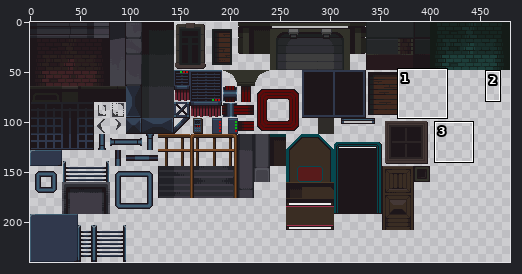
Two states of a sprite sheet, Assets/Arts/Tiles/Sidescroller Shooter - Central City/Assets/Buildings.png. The first picture is a wide view before the edit; the outline marks the close-up.
Close-up. Before:
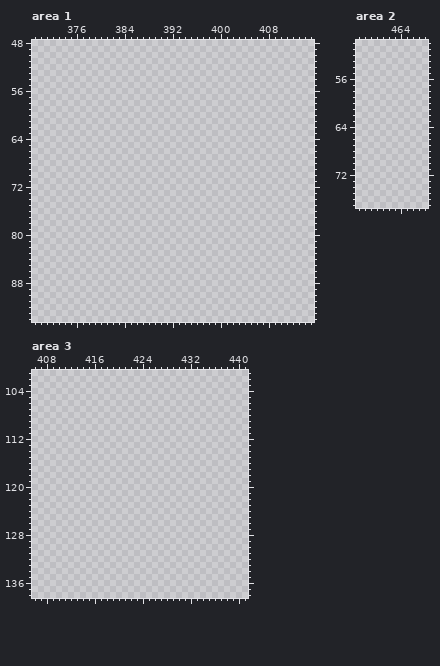
The file is 480x240 pixels. Colours within 5 levels of each other are drawn and written as one. Shown: area 1: x 369..415, y 48..94; area 2: x 457..468, y 50..77; area 3: x 406..441, y 101..138. The commit also changed other parts of the picture, which this record leaves out.
Palette (. is transparent): 
Now the later version:
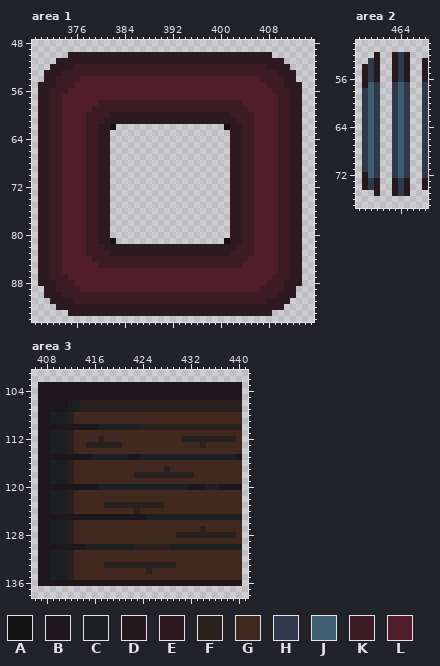
Colours new in this view: A #111111  B #1d161a  C #1d2021  D #26191d  E #2e1920  F #2a201e  G #42291f  H #30384c  J #3e5e72  K #3d1b25  L #511c2b
Difference:
Area 1:
y 50: x 375..408 .................................. -> EEEEEEEEEEEEEEEEEEEEEEEEEEEEEEEEEE
y 51: x 373..410 ...................................... -> EEEEEEEEEEEEEEEEEEEEEEEEEEEEEEEEEEEEEE
y 52: x 372..411 ........................................ -> EEEEKKKKKKKKKKKKKKKKKKKKKKKKKKKKKKKKEEEE
y 53: x 371..412 .......................................... -> EEEKKKKKKKKKKKKKKKKKKKKKKKKKKKKKKKKKKKKEEE
y 54: x 371..412 .......................................... -> EEKKKKLLLLLLLLLLLLLLLLLLLLLLLLLLLLLLKKKKEE
y 55: x 370..413 ............................................ -> EEEKKKLLLLLLLLLLLLLLLLLLLLLLLLLLLLLLLLKKKEEE
y 56: x 370..413 ............................................ -> EEKKKLLLLLLLLLLLLLLLLLLLLLLLLLLLLLLLLLLKKKEE
y 57: x 370..413 ............................................ -> EEKKLLLLLLLLLLLLLLLLLLLLLLLLLLLLLLLLLLLLKKEE
y 58: x 370..413 ............................................ -> EEKKLLLLLLKKKKKKKKKKKKKKKKKKKKKKKKLLLLLLKKEE
y 59: x 370..413 ............................................ -> EEKKLLLLLKKKKKKKKKKKKKKKKKKKKKKKKKKLLLLLKKEE
y 60: x 370..413 ............................................ -> EEKKLLLLKKKKEEEEEEEEEEEEEEEEEEEEKKKKLLLLKKEE
y 61: x 370..413 ............................................ -> EEKKLLLLKKKEEEEEEEEEEEEEEEEEEEEEEKKKLLLLKKEE
y 62: x 370..382 ............. -> EEKKLLLLKKEEA; x 401..413 ............. -> AEEKKLLLLKKEE
y 63..80: x 370..381 ............ -> EEKKLLLLKKEE; x 402..413 ............ -> EEKKLLLLKKEE
y 81: x 370..382 ............. -> EEKKLLLLKKEEA; x 401..413 ............. -> AEEKKLLLLKKEE
y 82: x 370..413 ............................................ -> EEKKLLLLKKKEEEEEEEEEEEEEEEEEEEEEEKKKLLLLKKEE
y 83: x 370..413 ............................................ -> EEKKLLLLKKKKEEEEEEEEEEEEEEEEEEEEKKKKLLLLKKEE
y 84: x 370..413 ............................................ -> EEKKLLLLLKKKKKKKKKKKKKKKKKKKKKKKKKKLLLLLKKEE
y 85: x 370..413 ............................................ -> EEKKLLLLLLKKKKKKKKKKKKKKKKKKKKKKKKLLLLLLKKEE
y 86: x 370..413 ............................................ -> EEKKLLLLLLLLLLLLLLLLLLLLLLLLLLLLLLLLLLLLKKEE
y 87: x 370..413 ............................................ -> EEKKKLLLLLLLLLLLLLLLLLLLLLLLLLLLLLLLLLLKKKEE
y 88: x 370..413 ............................................ -> EEEKKKLLLLLLLLLLLLLLLLLLLLLLLLLLLLLLLLKKKEEE
y 89: x 371..412 .......................................... -> EEKKKKLLLLLLLLLLLLLLLLLLLLLLLLLLLLLLKKKKEE
y 90: x 371..412 .......................................... -> EEEKKKKKKKKKKKKKKKKKKKKKKKKKKKKKKKKKKKKEEE
y 91: x 372..411 ........................................ -> EEEEKKKKKKKKKKKKKKKKKKKKKKKKKKKKKKKKEEEE
y 92: x 373..410 ...................................... -> EEEEEEEEEEEEEEEEEEEEEEEEEEEEEEEEEEEEEE
y 93: x 375..408 .................................. -> EEEEEEEEEEEEEEEEEEEEEEEEEEEEEEEEEE
Area 2:
y 52: x 460 . -> D; x 463..465 ... -> DHD
y 53: x 459..460 .. -> HD; x 463..465 ... -> DHD; x 468 . -> D
y 54..56: x 458..460 ... -> DHD; x 463..465 ... -> DHD; x 468 . -> D
y 57: x 458..460 ... -> DJH; x 463..465 ... -> HJH; x 468 . -> H
y 58..71: x 458..460 ... -> HJH; x 463..465 ... -> HJH; x 468 . -> H
y 72: x 458..460 ... -> DJH; x 463..465 ... -> HJH; x 468 . -> H
y 73..74: x 458..460 ... -> DHD; x 463..465 ... -> DHD; x 468 . -> D
y 75: x 460 . -> D; x 463..465 ... -> DHD
Area 3:
y 103..105: x 407..440 .................................. -> BBBBBBBBBBBBBBBBBBBBBBBBBBBBBBBBBB
y 106..107: x 407..440 .................................. -> BBBBBCCFFFFFFFFFFFFFFFFFFFFFFFFFFF
y 108..109: x 407..440 .................................. -> BBCCCFGGGGGGGGGGGGGGGGGGGGGGGGGGGG
y 110: x 407..440 .................................. -> BBBBBBBBBBCCCCCCCFFFFFFFFFFFFFFFFF
y 111: x 407..440 .................................. -> BBCCCFGGGGGGGGGGGGGGGGGGGGGGGGGGGG
y 112: x 407..440 .................................. -> BBCCCFGGGGFGGGGGGGGGGGGGFFFFFFFFFG
y 113: x 407..440 .................................. -> BBCCCFGGFFFFFFGGGGGGGGGGGGGFGGGGGG
y 114: x 407..440 .................................. -> BBCCCFGGGGGGGGGGGGGGGGGGGGGGGGGGGG
y 115: x 407..440 .................................. -> BBBBBBBBBCCCCCCBBCCCCCCCCCCCCCCCCB
y 116: x 407..440 .................................. -> BBCCCFGGGGGGGGGGGGGGGGGGGGGGGGGGGG
y 117: x 407..440 .................................. -> BBCCCFGGGGGGGGGGGGGGGFGGGGGGGGGGGG
y 118: x 407..440 .................................. -> BBCCCFGGGGGGGGGGFFFFFFFFFFGGGGGGGG
y 119: x 407..440 .................................. -> BBCCCFGGGGGGGGGGGGGGGGGGGGGGGGGGGG
y 120: x 407..440 .................................. -> BBBBBBBBBBCCCCCCCCCCCCCCCBBBCCBBBB
y 121..122: x 407..440 .................................. -> BBCCCFGGGGGGGGGGGGGGGGGGGGGGGGGGGG
y 123: x 407..440 .................................. -> BBCCCFGGGGGFFFFFFFFFFGGGGGGGGGGGGG
y 124: x 407..440 .................................. -> BBCCCFGGGGGGGGGGFGGGGGGGGGGGGGGGGG
y 125: x 407..440 .................................. -> BBBBBBBBBBBBBBBBBBCCCCCCCCCCCCCCCC
y 126: x 407..440 .................................. -> BBCCCFGGGGGGGGGGGGGGGGGGGGGGGGGGGG
y 127: x 407..440 .................................. -> BBCCCFGGGGGGGGGGGGGGGGGGGGGFGGGGGG
y 128: x 407..440 .................................. -> BBCCCFGGGGGGGGGGGGGGGGGFFFFFFFFFFG
y 129: x 407..440 .................................. -> BBCCCFGGGGGGGGGGGGGGGGGGGGGGGGGGGG
y 130: x 407..440 .................................. -> BBBBBBBBCCCCCCCCFFFFFFCCCCCCCCCCCC
y 131..132: x 407..440 .................................. -> BBCCCFGGGGGGGGGGGGGGGGGGGGGGGGGGGG
y 133: x 407..440 .................................. -> BBCCCFGGGGGFFFFFFFFFFFFGGGGGGGGGGG
y 134: x 407..440 .................................. -> BBCCCFGGGGGGGGGGGGFGGGGGGGGGGGGGGG
y 135: x 407..440 .................................. -> BBCCCFGGGGGGGGGGGGGGGGGGGGGGGGGGGG
y 136: x 407..440 .................................. -> BBBBBBBBBBBBBBBBBBBBBBBBBBBBBBBBBB
Pixel boxes of the changes (left, top, right, bottom) in both close-ups:
added: (38, 52, 302, 316)
added: (362, 52, 428, 196)
added: (38, 382, 242, 586)
